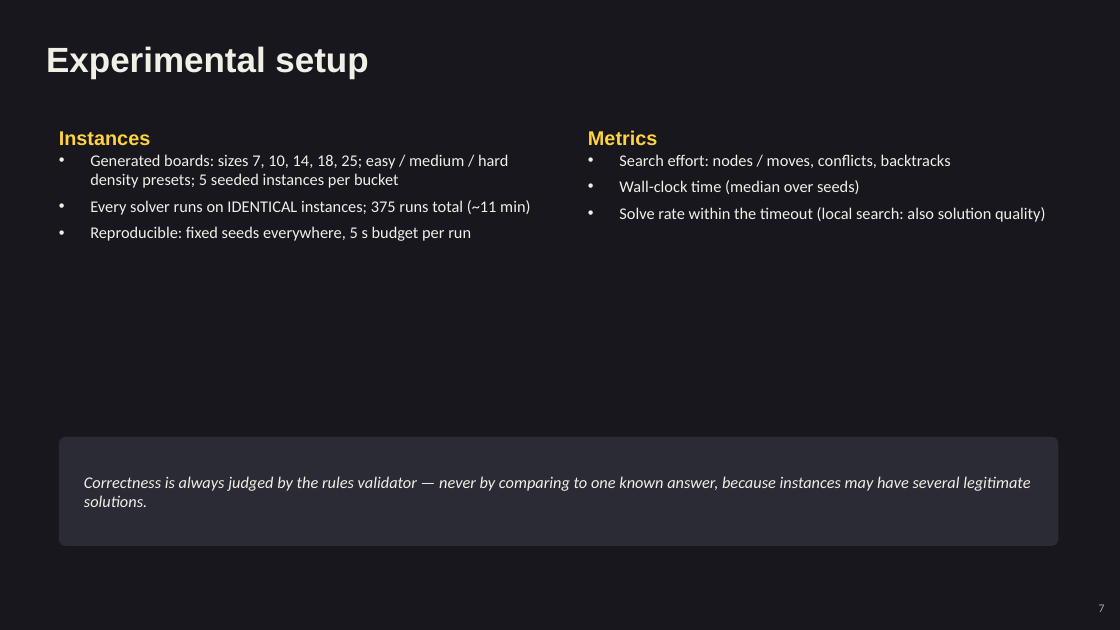
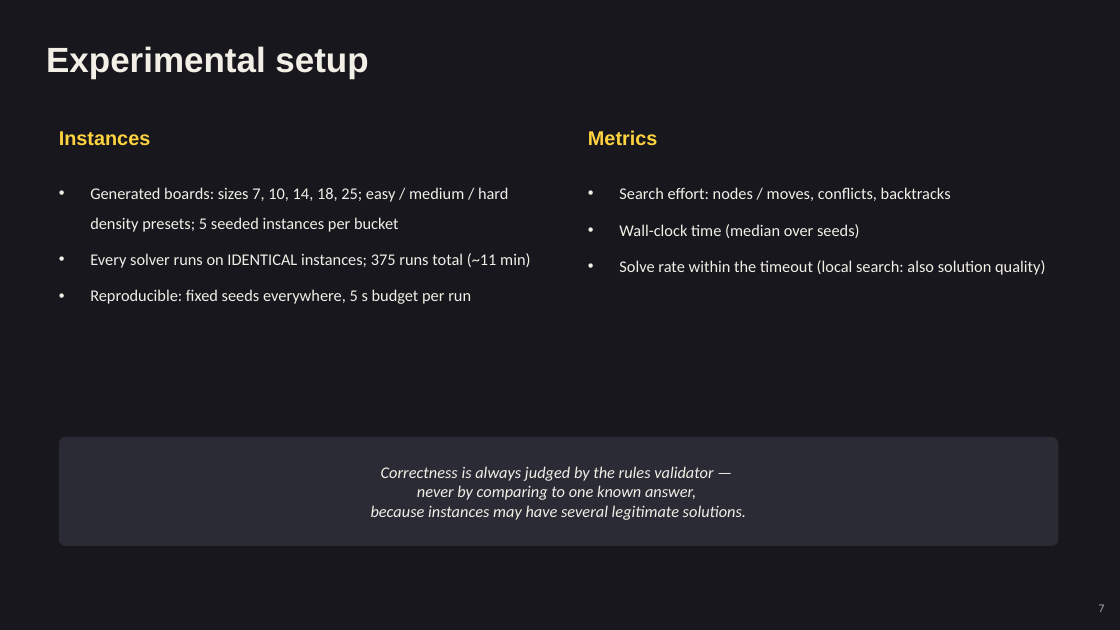
Before and after one commit to AnnieBaghumyan/LightUp, a slide deck: slide 7 of docs/presentation.pptx. Drawn at 1120x630 pixels with LibreOffice and Linux fonts; fonts in the diff are those of the drawing. Boxes give left, top, right and bottom in pixels: in the first picture for what was removed or moved away, otherwise in the second. Text is boxed around its words. In the diff, an @@ line names an element or a change of style, - is before the commit and + after.

```diff
--- a/docs/presentation.pptx
+++ b/docs/presentation.pptx
@@ text at (90,187,530,304): line spacing 1 to 1.5 @@
@@ text at (619,187,1045,275): line spacing 1 to 1.5 @@
@@ text at (371,466,746,520): text changed @@
-Correctness is always judged by the rules validator — never by comparing to one known answer, because instances may have several legitimate solutions.
+Correctness is always judged by the rules validator —
+never by comparing to one known answer,
+because instances may have several legitimate solutions.
```
Also in this commit, not shown: 8 other slides changed, 1 other file.
